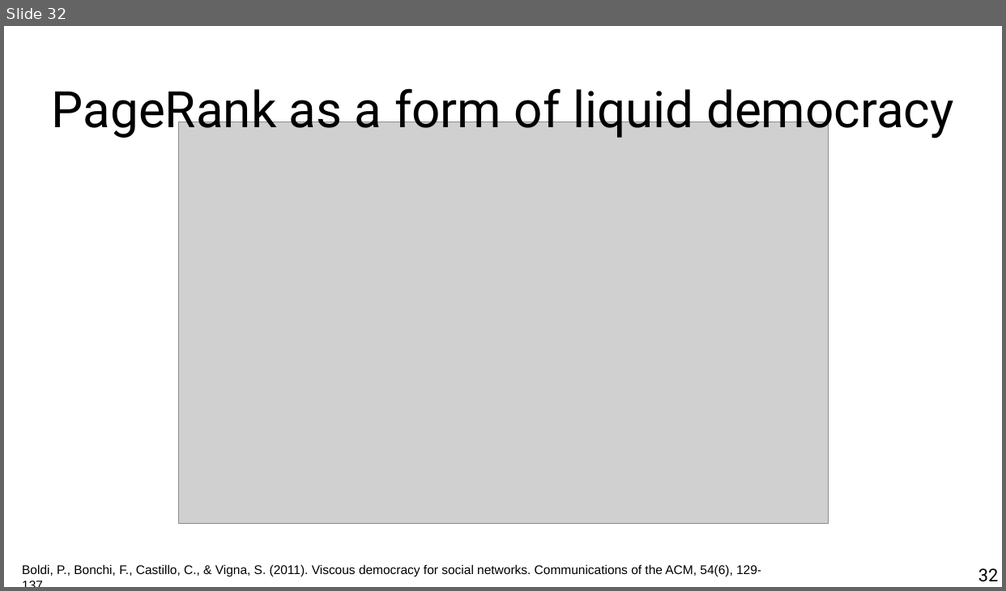
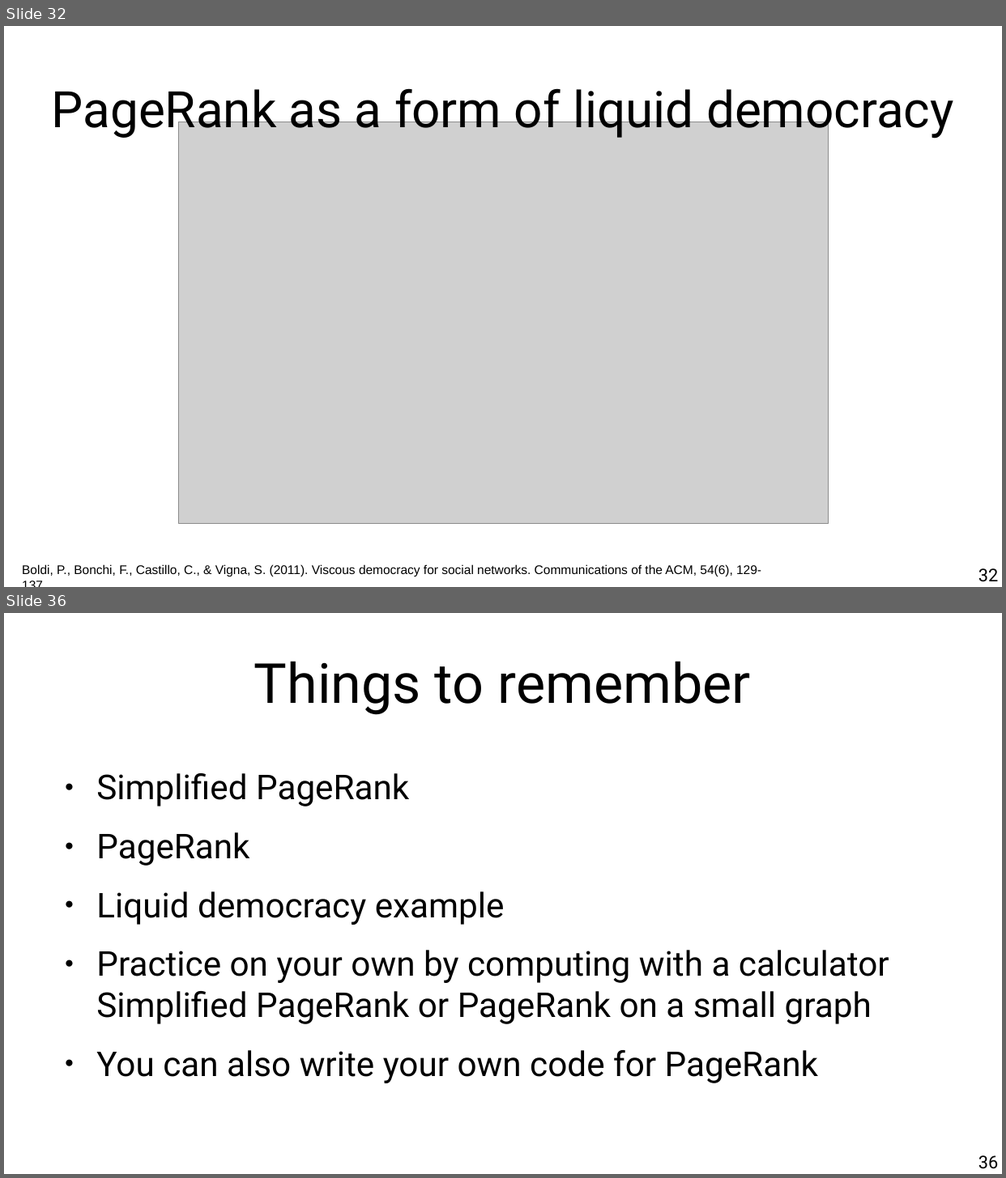
Before and after one commit to chatox/networks-science-course, a slide deck: theory/tt08_pagerank.odp. Shown one above the other, each under a label of ours: slide 32 before the commit, slides 32 and 36 after it; the slides between them are not shown. The pictures are 1006x591 and 1006x1178 pixels, drawn with LibreOffice and Linux fonts; fonts in the diff are those of the drawing; grey boxes stand for pictures. Boxes give left, top, right and bottom in pixels: in the first picture for what was removed or moved away, otherwise in the second. Text is boxed around its words. In the diff, an @@ line names an element or a change of style, - is before the commit and + after.

```diff
--- a/theory/tt08_pagerank.odp
+++ b/theory/tt08_pagerank.odp
@@ slide 36 added at (x1=4, y1=613, x2=1002, y2=1174), background #FFFFFF @@
@@ title added at (x1=254, y1=661, x2=751, y2=715), 44 pt, text #000000 @@
+Things to remember
@@ text added at (x1=96, y1=773, x2=889, y2=1084), 27.2 pt, text #000000 @@
+● Simplified PageRank
+● PageRank
+● Liquid democracy example
+● Practice on your own by computing with a calculator Simplified PageRank or PageRank on a small graph
+● You can also write your own code for PageRank
@@ page number added at (x1=978, y1=1156, x2=998, y2=1169), 14 pt, text #000000 @@
+36
```
Also in this commit, not shown: 19 slides changed, 1 other slide added, 6 other files.
